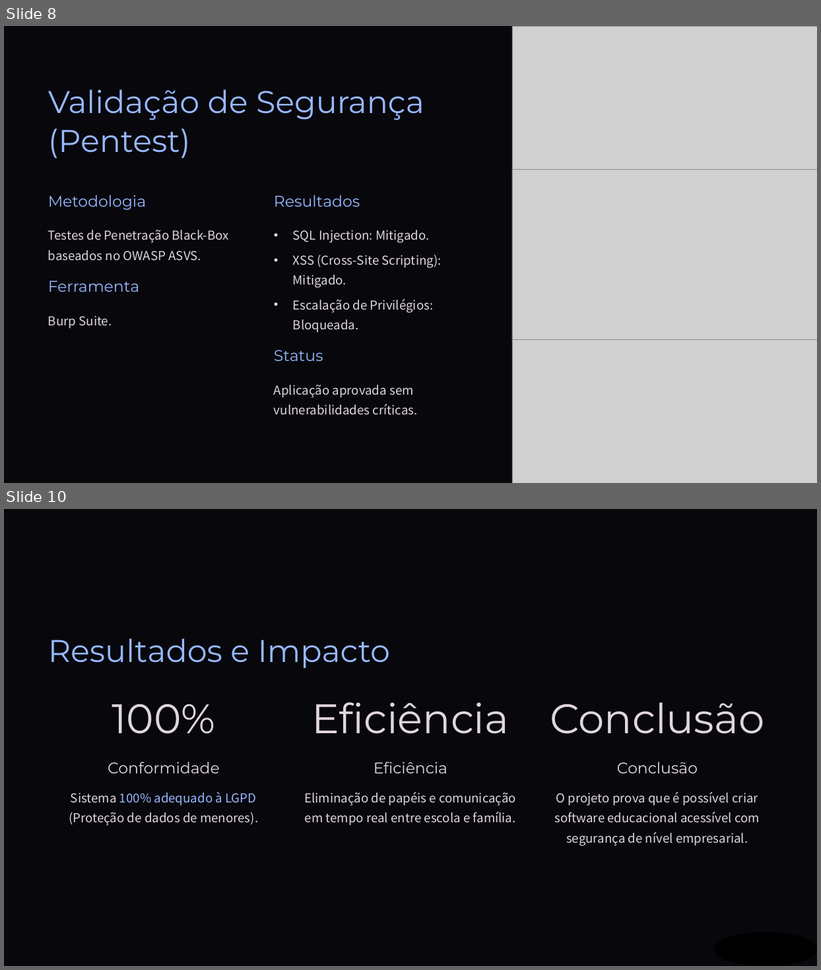
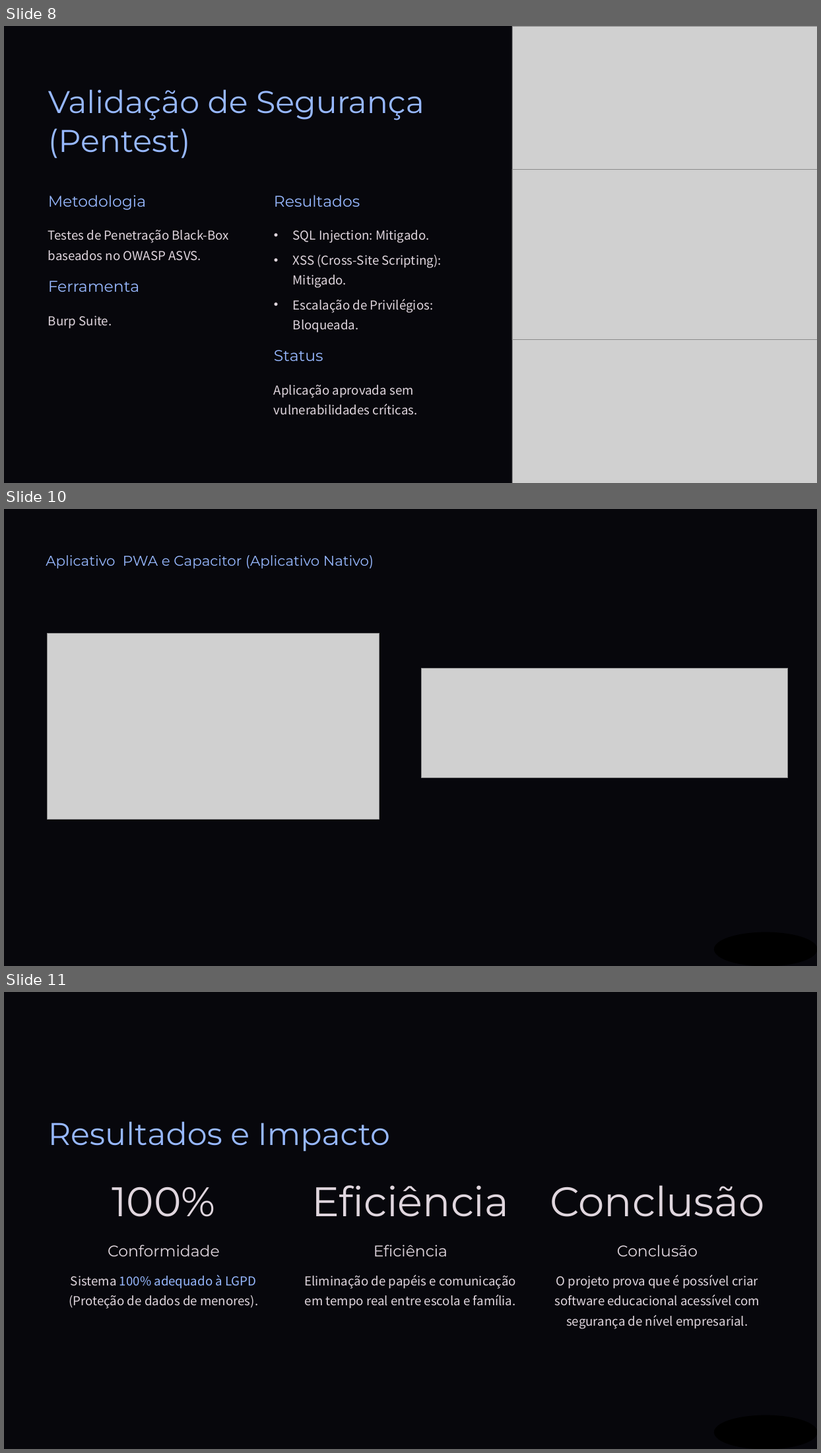
Before and after one commit to z12guilherme/gestao_atipicos, a slide deck: tcc/TCC - Slides.pptx. Shown one above the other, each under a label of ours: slides 8 and 10 before the commit, slides 8, 10 and 11 after it; the slides between them are not shown. The pictures are 821x970 and 821x1453 pixels, drawn with LibreOffice and Linux fonts; fonts in the diff are those of the drawing; grey boxes stand for pictures; background and template pictures are left out; a plain dark background stands for a picture behind light text. Boxes give left, top, right and bottom in pixels: in the first picture for what was removed or moved away, otherwise in the second. Text is boxed around its words. In the diff, an @@ line names an element or a change of style, - is before the commit and + after.

```diff
--- a/tcc/TCC - Slides.pptx
+++ b/tcc/TCC - Slides.pptx
@@ slide 10 added at <box>4,509,817,966</box>, background picture (left out); not listed: 1 template element that a slide beside it also shows @@
@@ text added at <box>46,555,374,568</box>, 20 pt, text #97B8FF @@
+Aplicativo PWA e Capacitor (Aplicativo Nativo)
@@ picture added at <box>47,633,379,819</box> @@
@@ picture added at <box>422,668,788,778</box> @@
@@ ellipse added at <box>714,933,817,966</box>, fill #000000, outline #000000 1 pt @@
@@ what was slide 10 is now slide 11 @@
```
Also in this commit, not shown: 2 other files.
